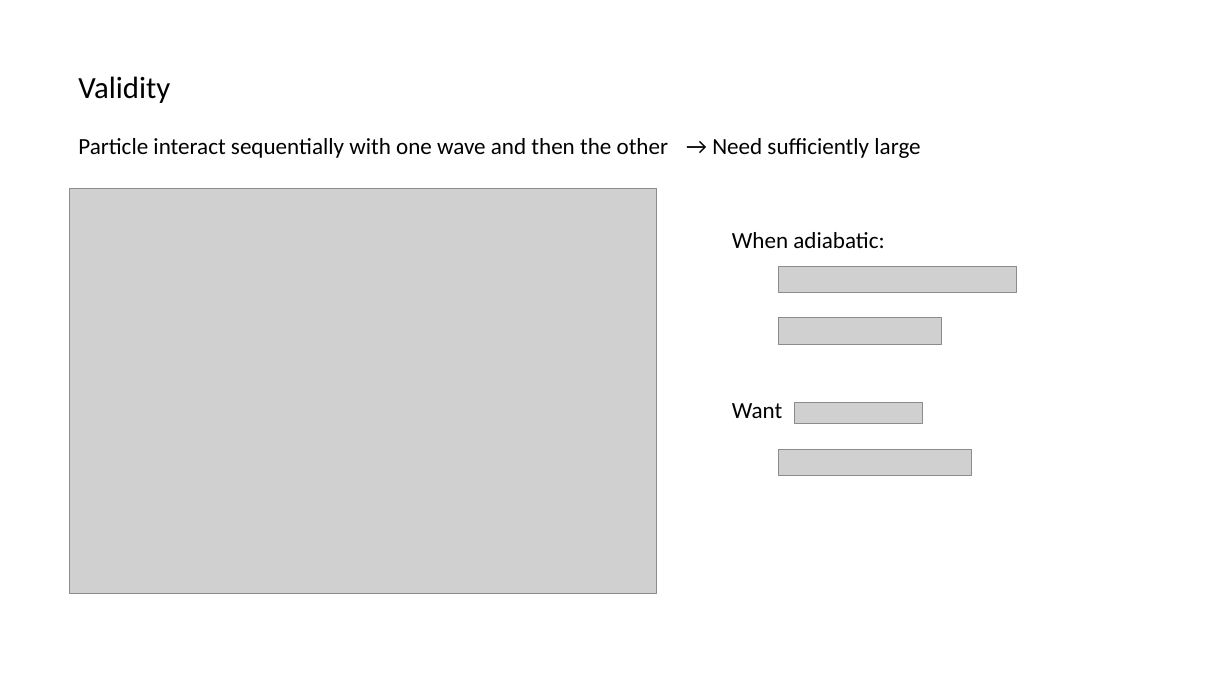
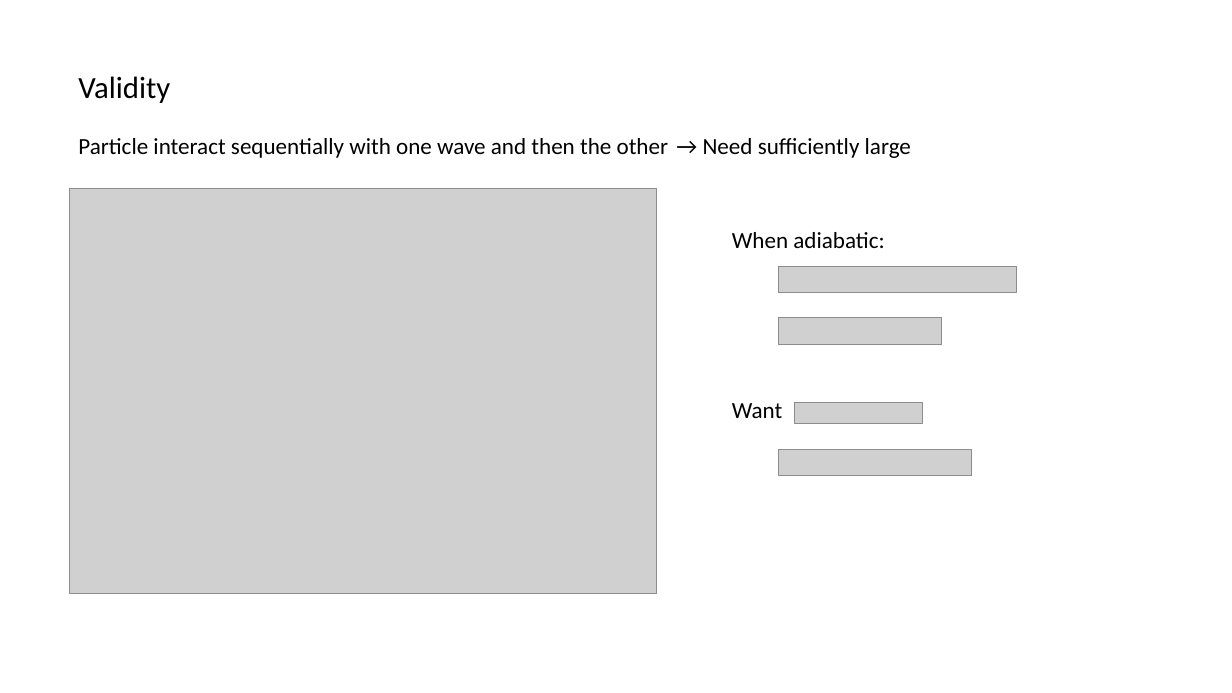
Before and after one commit to huanium/huanium, a slide deck: slide 5 of MIT PhD/ZGS/ZGS -Aug-26-2022/BUI-ZGS-Aug-26-2022.pptx. Drawn at 1232x693 pixels with LibreOffice and Linux fonts; fonts in the diff are those of the drawing; grey boxes stand for pictures; background and template pictures are left out. Boxes give left, top, right and bottom in pixels: in the first picture for what was removed or moved away, otherwise in the second. Text is boxed around its words. In the diff, an @@ line names an element or a change of style, - is before the commit and + after.

```diff
--- a/MIT PhD/ZGS/ZGS -Aug-26-2022/BUI-ZGS-Aug-26-2022.pptx
+++ b/MIT PhD/ZGS/ZGS -Aug-26-2022/BUI-ZGS-Aug-26-2022.pptx
@@ text "→ Need sufficiently large": place and size @@
-text "→ Need sufficiently large" at (712,138,920,158)
+text "→ Need sufficiently large" at (703,138,911,158)
```
Also in this commit, not shown: 3 other slides changed, 4 slides added, 2 slides removed, 9 other files.
